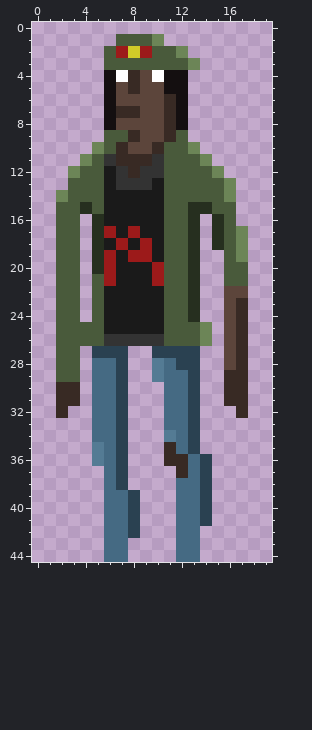
Edited in one commit: pixel-art sprite (src/files/main/assets/ui/PNJ_2.png). The picture above is the old version.
Colours within 5 levels of each other are drawn and written as one.
After:
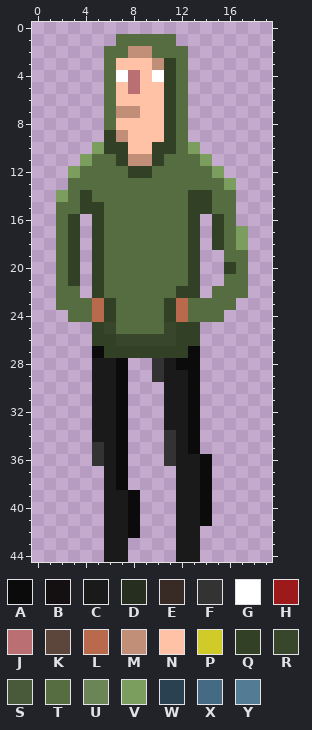
Palette (. is transparent): A #0b0b0b  B #140f10  C #1a1a1a  D #262f1f  E #382a24  F #333333  G #ffffff  H #9c1a1a  J #ba6f72  K #5c453b  L #b96a4c  M #c18e77  N #ffc2a7  P #d0cb28  Q #324026  R #38472b  S #495a3b  T #566d42  U #6c8557  V #7b9d5e  W #2a4151  X #456a83  Y #547b94
Edits made:
file 640x1440 -> 20x45 pixels (blocks of 32x32 -> 1x1; one block is one cell here)
Changed rows in their new state; - is an unchanged pixel.
first column x 2:
 1 -----TTTTT------
 2 ----TTMMTTT-----
 3 ----TNNNMQT.----
 4 ----T-JN-QT-----
 5 ----TNJNNQT-----
 6 ----TNNNNQT-----
 7 ----TMMNNQT-----
 8 ----TNNNNQT-----
 9 ----QMNNNQT-----
10 ---VQQNNQQTV----
11 --VTTQMMQTTTV---
12 -VTTTTQQTTTTTV--
13 -TTTTTTTTTTTTTV-
14 VTQTTTTTTTTQQTT-
15 TTQQTTTTTTTQQTT-
16 TQ-QTTTTTTTQ-QT-
17 TQ-QTTTTTTTQ-QTV
18 TQ-QTTTTTTTQ-QTV
19 TQ-QTTTTTTTQ--TT
20 TQ-QTTTTTTTQ--QT
21 TQ-QTTTTTTTQ--TT
22 TT-QTTTTTTQQ-TTT
23 TTTLQTTTTQLTTTT.
24 .TTLQTTTTQLTTT..
25 ...QRTTTTRQQ.-..
26 ...QQRRRRRQQ.-..
27 ..-AQQQQQQQA--..
28 ..-CCA--FCAA--..
29 ..-CCA--FCCA--..
30 ..-CCA---CCA--..
31 ..-CCA---CCA--..
32 .--CCA---CCA---.
33 ---CCA---CCA----
34 ---CCA---FCA----
35 ---FCA---FCA----
36 ---FCA---FCCA---
37 ----CA----CCA---
38 ----CA----CCA---
39 ----CCA---CCA---
40 ----CCA---CCA---
41 ----CCA---CCA---
42 ----CCA---CC----
43 ----CC----CC----
44 ----CC----CC----
